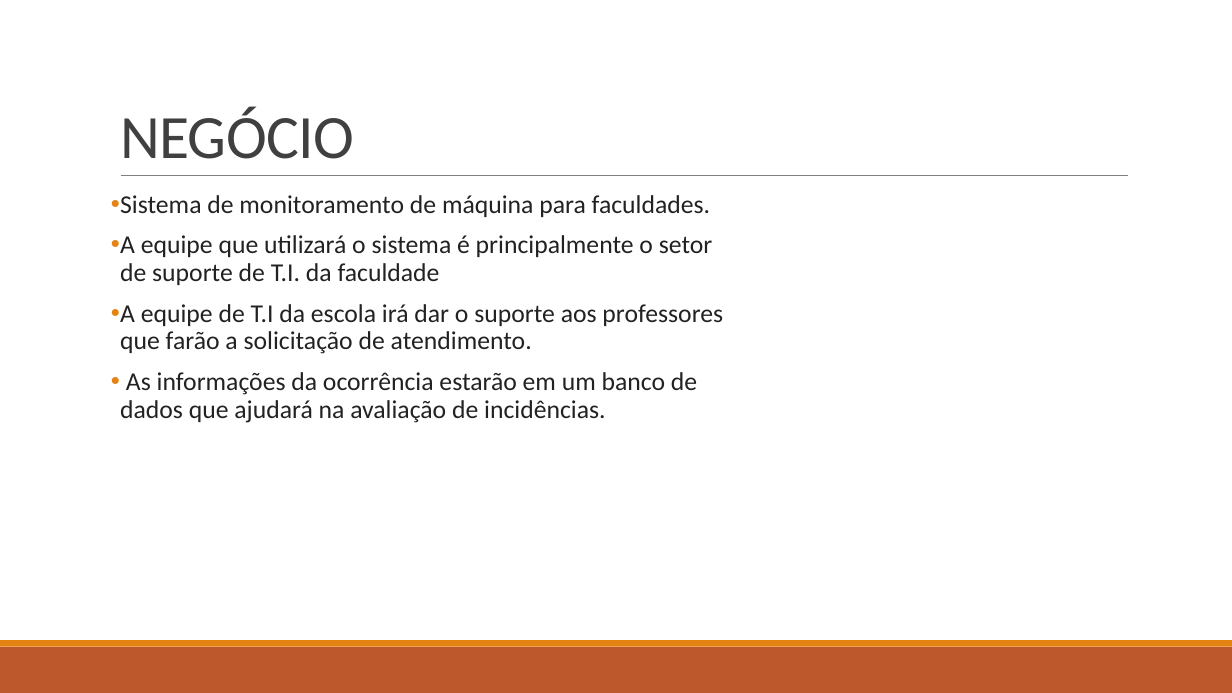
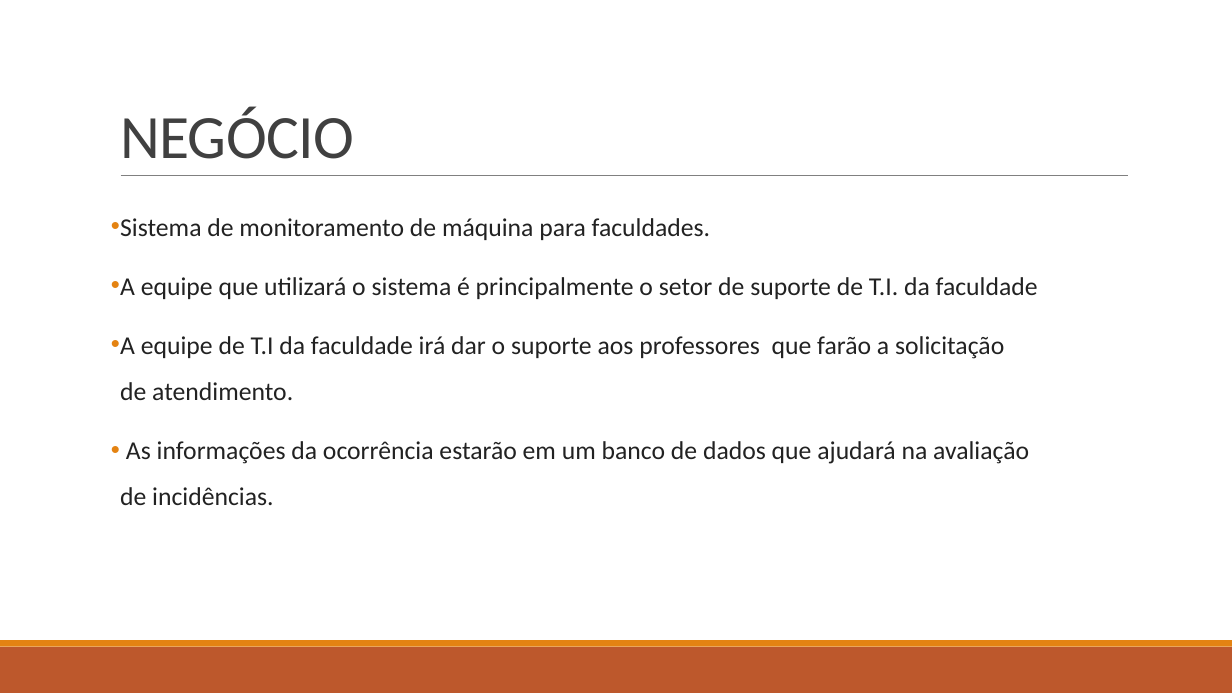
Before and after one commit to BandTec/grupo-05-adsa-20201, a slide deck: slide 4 of Apresentação Sprint 1.pptx. Drawn at 1232x693 pixels with LibreOffice and Linux fonts; fonts in the diff are those of the drawing. Boxes give left, top, right and bottom in pixels: in the first picture for what was removed or moved away, otherwise in the second. Text is boxed around its words. In the diff, an @@ line names an element or a change of style, - is before the commit and + after.

```diff
--- a/Apresentação Sprint 1.pptx
+++ b/Apresentação Sprint 1.pptx
@@ text at [120, 218, 1038, 505]: line spacing 0.9 to 1.5 @@
@@ text at [120, 336, 1004, 400]: text changed @@
-• A equipe de T.I da escola irá dar o suporte aos professores que farão a solicitação de atendimento.
+• A equipe de T.I da faculdade irá dar o suporte aos professores que farão a solicitação de atendimento.
```
Also in this commit, not shown: 13 other slides changed, 2 slides added, 1 slide removed.
